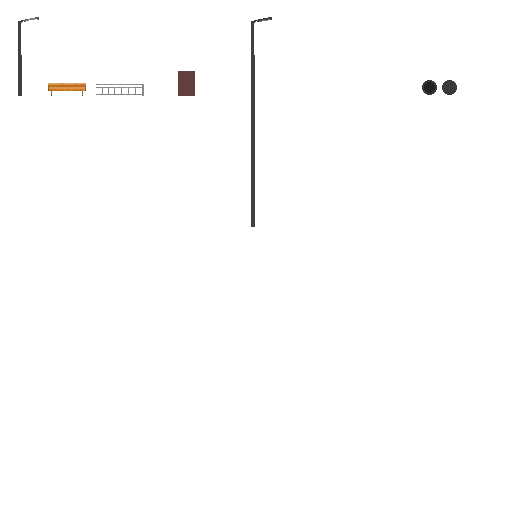
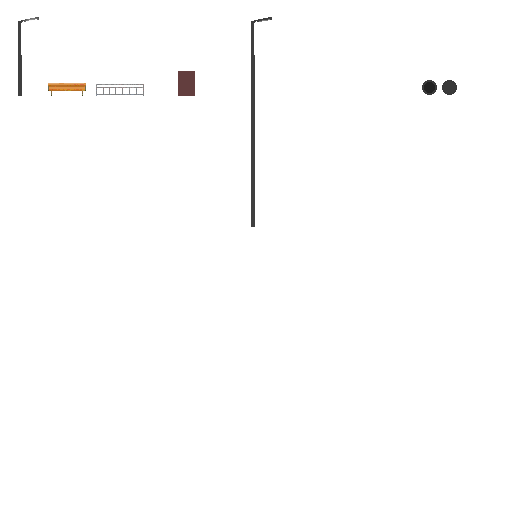
Revision of a layered 512 x 512 image; what changed, layer by layer:
painted on "울타리" over [96, 84, 144, 96]